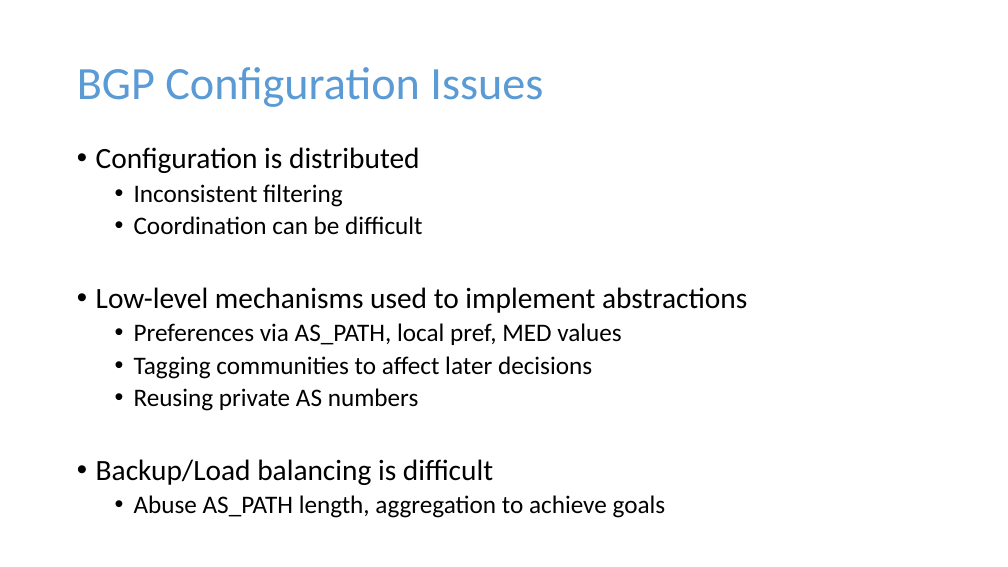
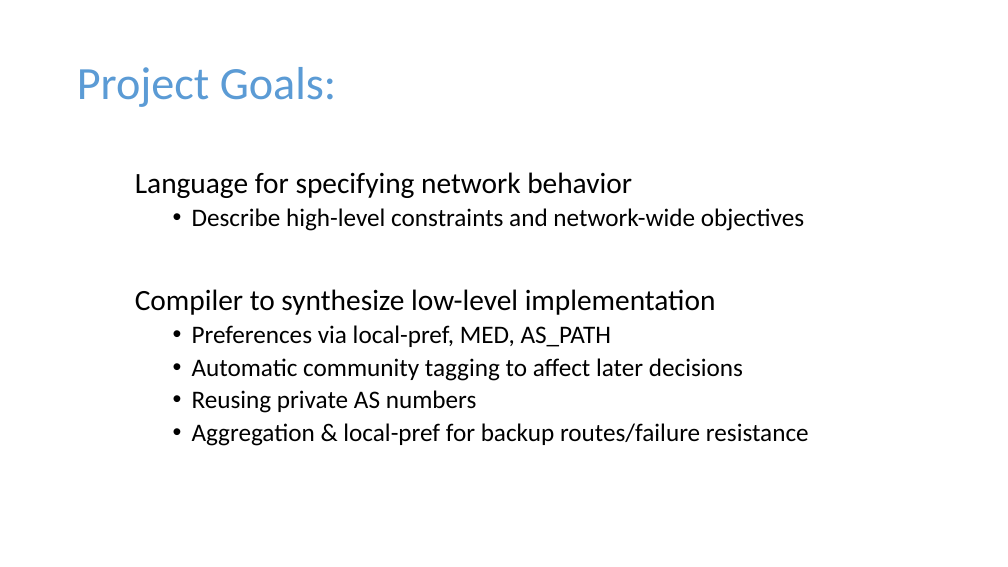
Before and after one commit to rabeckett/propane, a slide deck: slide 1 of notes/demo/Properties.pptx (slide 2 before the commit). Drawn at 1008x567 pixels with LibreOffice and Linux fonts; fonts in the diff are those of the drawing. Boxes give left, top, right and bottom in pixels: in the first picture for what was removed or moved away, otherwise in the second. Text is boxed around its words. In the diff, an @@ line names an element or a change of style, - is before the commit and + after.

```diff
--- a/notes/demo/Properties.pptx
+++ b/notes/demo/Properties.pptx
@@ title at bbox=[77, 67, 337, 107]: text changed @@
-BGP Configuration Issues
+Project Goals:
@@ text "Language for specifying network behavior": place and size @@
-text "Language for specifying network behavior" at bbox=[96, 147, 747, 518]
+text "Language for specifying network behavior" at bbox=[135, 172, 809, 446]
@@ text at bbox=[135, 172, 804, 381]: text changed @@
-• Configuration is distributed
-  • Inconsistent filtering
-  • Coordination can be difficult
-• Low-level mechanisms used to implement abstractions
-  • Preferences via AS_PATH, local pref, MED values
-  • Tagging communities to affect later decisions
+Language for specifying network behavior
+  • Describe high-level constraints and network-wide objectives
+Compiler to synthesize low-level implementation
+  • Preferences via local-pref, MED, AS_PATH
+  • Automatic community tagging to affect later decisions
@@ text at bbox=[192, 423, 809, 446]: text changed @@
-• Backup/Load balancing is difficult
-  • Abuse AS_PATH length, aggregation to achieve goals
+  • Aggregation & local-pref for backup routes/failure resistance
```
Also in this commit, not shown: 7 other slides changed, 4 slides added, 3 slides removed, 16 other files.
